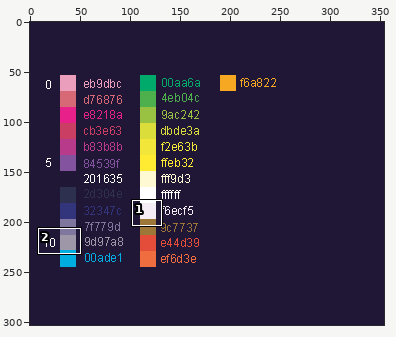
Two versions of one pixel-art file, sprites/colorPalette.aseprite. The first picture is a wide view before the edit; the outline marks the close-up.
Close-up. Earlier state:
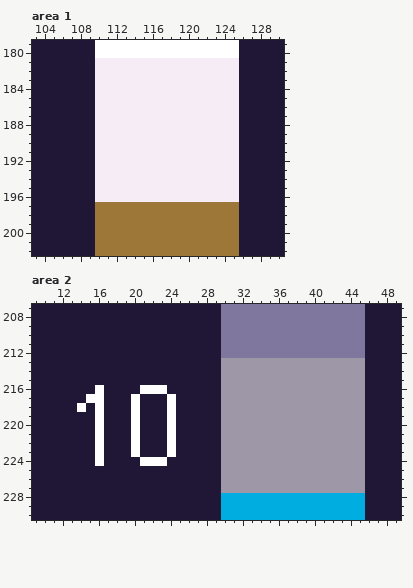
354x303 pixels, 1 frame. Shown: area 1: x 103..130, y 179..202; area 2: x 9..49, y 207..230. The commit also changed other parts of the picture, which this record leaves out.
New version:
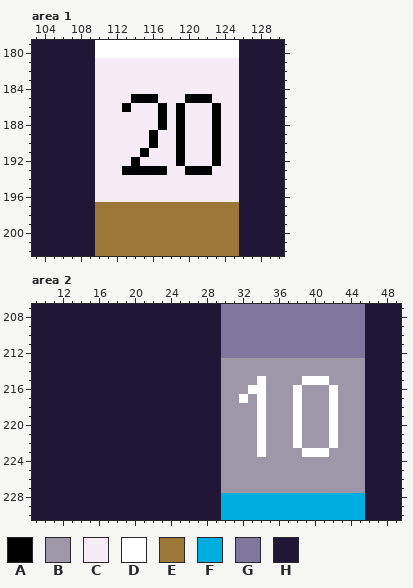
Palette (. is transparent): A #000000  B #9d97a8  C #f6ecf5  D #ffffff  E #9c7737  F #00ade1  G #7f779d  H #201635
Diff:
layer "Layer 3" added
Area 1, layer "Layer 3":
y 185: x 114..116 CCC -> AAA; x 120..122 CCC -> AAA
y 186: x 113 C -> A; x 117 C -> A; x 119 C -> A; x 123 C -> A
y 187..188: x 117 C -> A; x 119 C -> A; x 123 C -> A
y 189..190: x 116 C -> A; x 119 C -> A; x 123 C -> A
y 191: x 115 C -> A; x 119 C -> A; x 123 C -> A
y 192: x 114 C -> A; x 119 C -> A; x 123 C -> A
y 193: x 113..117 CCCCC -> AAAAA; x 120..122 CCC -> AAA
Area 2, layers "Layer 3", "Layer 1":
y 215: x 34 B -> D; x 39..41 BBB -> DDD
y 216: x 16 D -> H; x 21..23 DDD -> HHH; x 33..34 BB -> DD; x 38 B -> D; x 42 B -> D
y 217: x 15..16 DD -> HH; x 20 D -> H; x 24 D -> H; x 32 B -> D; x 34 B -> D; x 38 B -> D; x 42 B -> D
y 218: x 14 D -> H; x 16 D -> H; x 20 D -> H; x 24 D -> H; x 34 B -> D; x 38 B -> D; x 42 B -> D
y 219..222: x 16 D -> H; x 20 D -> H; x 24 D -> H; x 34 B -> D; x 38 B -> D; x 42 B -> D
y 223: x 16 D -> H; x 20 D -> H; x 24 D -> H; x 34 B -> D; x 39..41 BBB -> DDD
y 224: x 16 D -> H; x 21..23 DDD -> HHH
Pixel boxes of the changes (left, top, right, bottom) in both close-ups:
changed: (122, 94, 221, 175)
changed: (239, 376, 338, 457)
changed: (77, 385, 176, 466)
